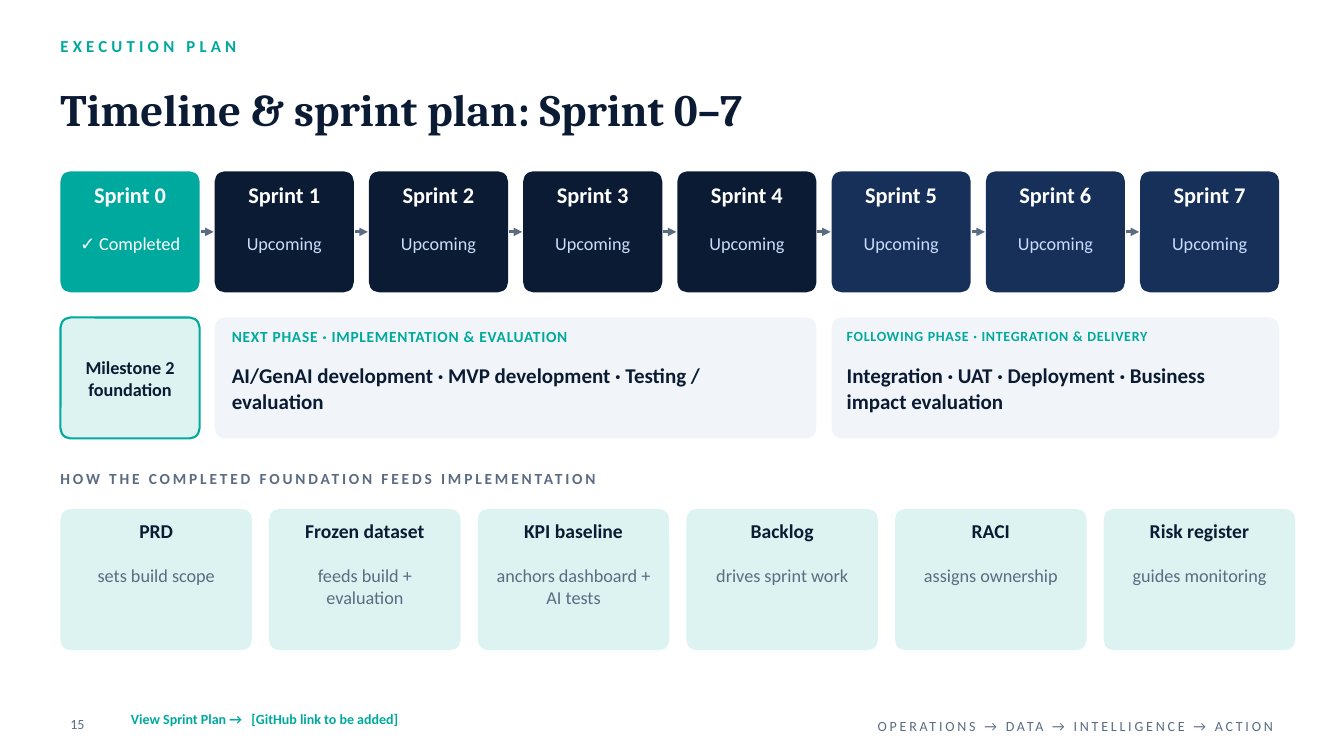
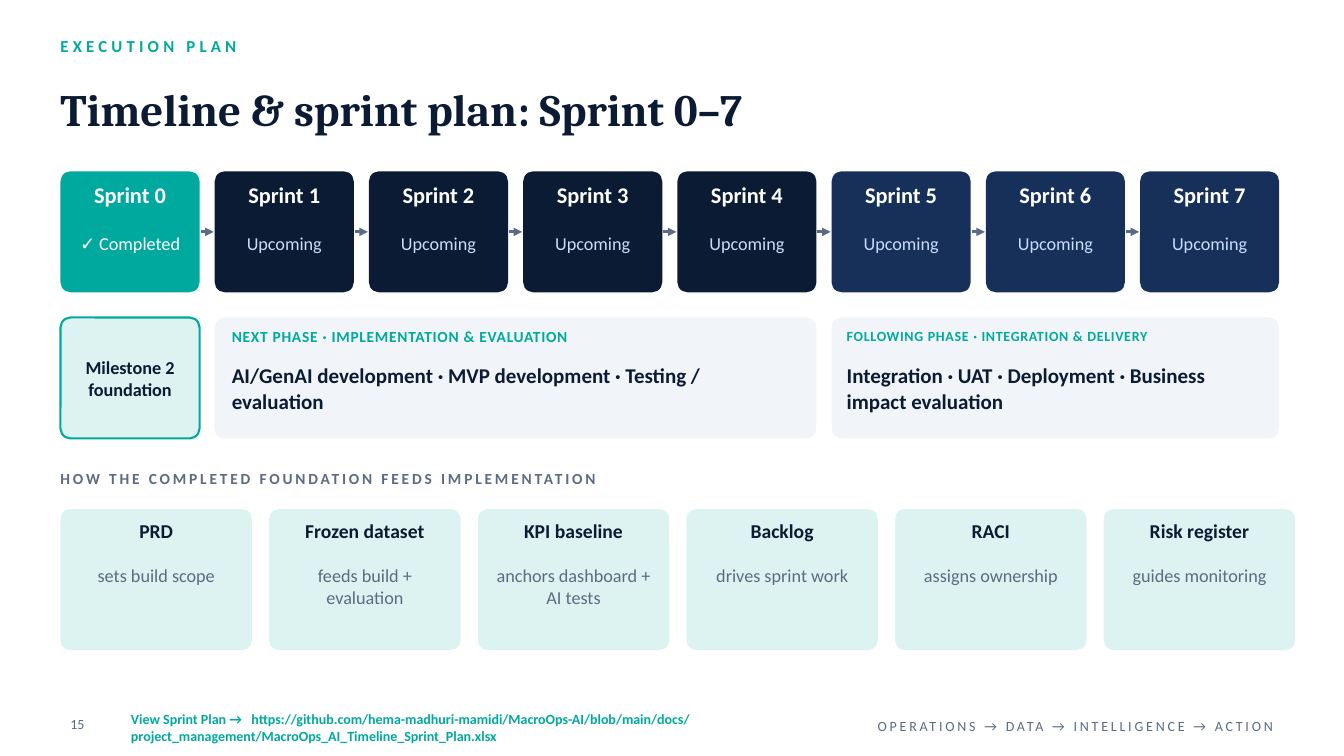
Before and after one commit to hema-madhuri-mamidi/MacroOps-AI, a slide deck: slide 15 of docs/presentations/MacroOps_AI_Milestone2_Review_Final.pptx. Drawn at 1344x756 pixels with LibreOffice and Linux fonts; fonts in the diff are those of the drawing. Boxes give left, top, right and bottom in pixels: in the first picture for what was removed or moved away, otherwise in the second. Text is boxed around its words. In the diff, an @@ line names an element or a change of style, - is before the commit and + after.

```diff
--- a/docs/presentations/MacroOps_AI_Milestone2_Review_Final.pptx
+++ b/docs/presentations/MacroOps_AI_Milestone2_Review_Final.pptx
@@ text at [131, 714, 689, 744]: text changed @@
-View Sprint Plan → [GitHub link to be added]
+View Sprint Plan → https://github.com/hema-madhuri-mamidi/MacroOps-AI/blob/main/docs/project_management/MacroOps_AI_Timeline_Sprint_Plan.xlsx
```
Also in this commit, not shown: 9 other slides changed.
